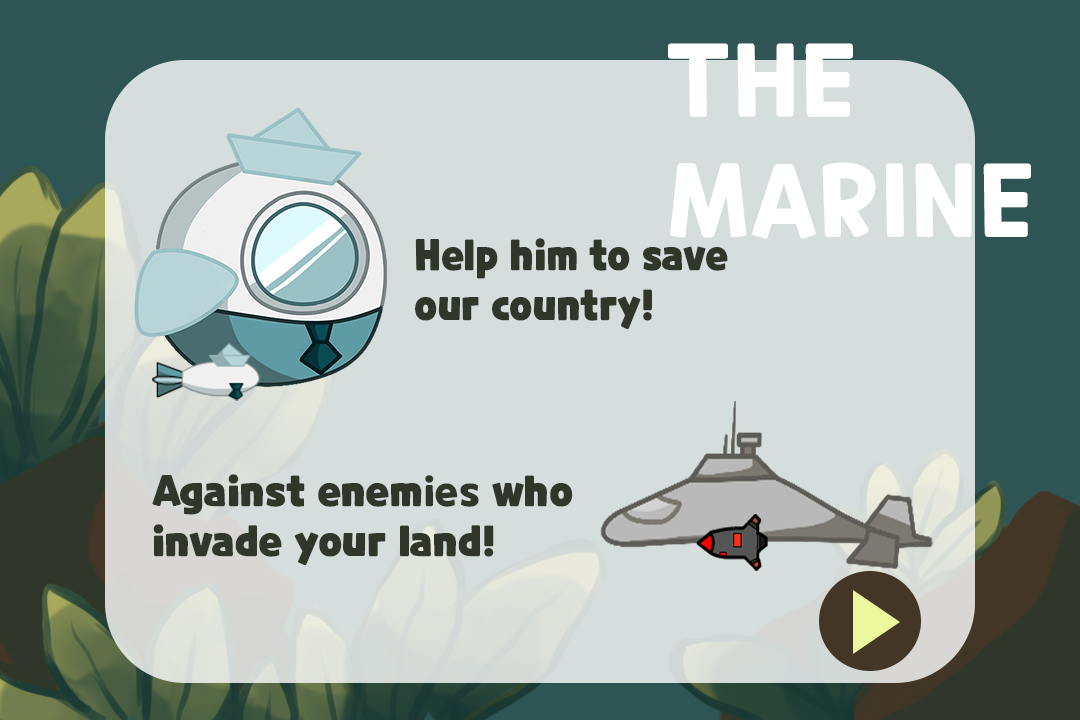
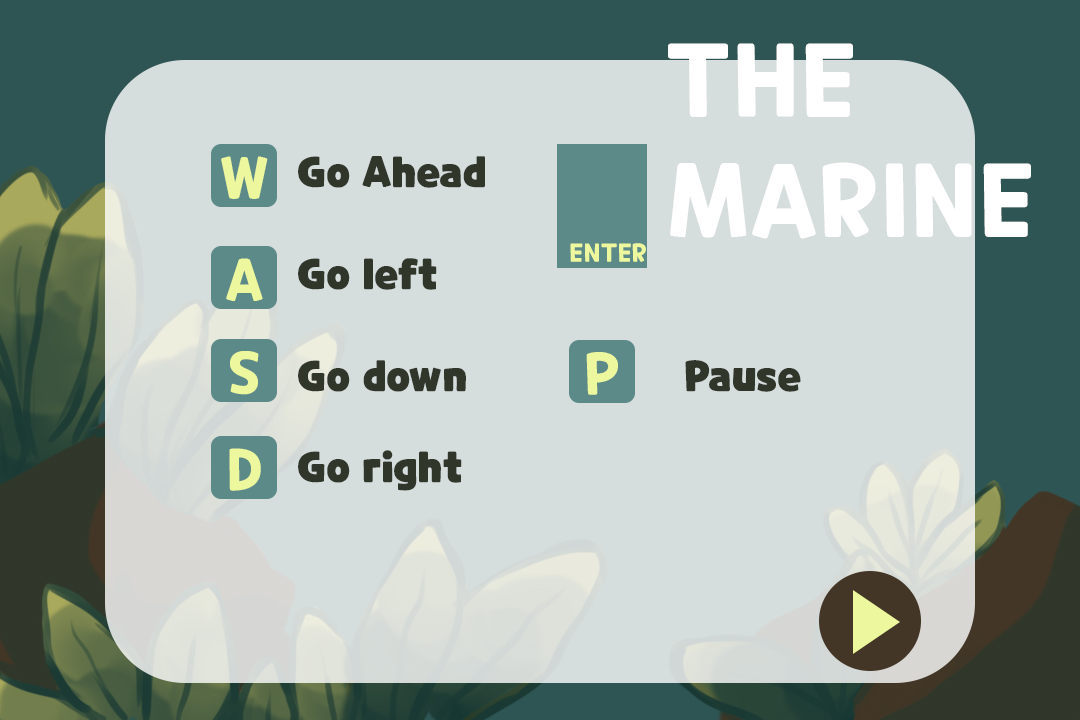
Layered file, before and after one edit (1080x720). Changes by layer:
hid "missile_hostile" over (696, 514, 768, 571)
hid "Against enemies who invade your land!" over (152, 474, 573, 565)
hid "hostile" over (600, 401, 933, 569)
hid "missile" over (152, 342, 261, 401)
hid "Help him to save our country!" over (415, 238, 728, 329)
hid "ยานเปล่า" over (134, 107, 387, 387)
showed group "Group 2" (21 layers) over (211, 144, 801, 499)
